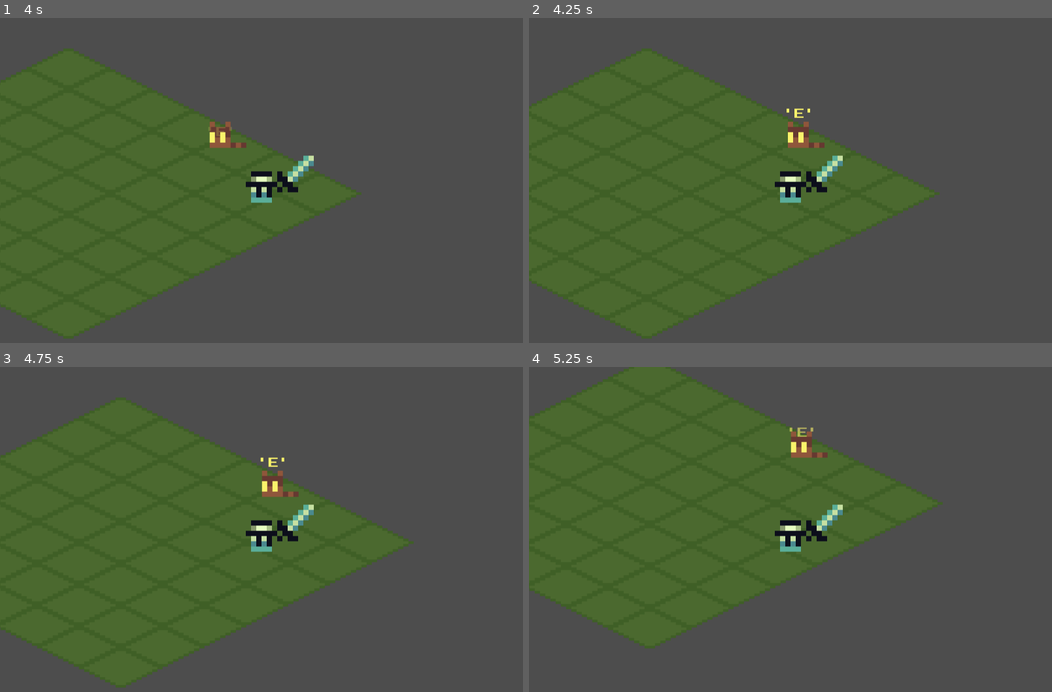
Above: before the commit, frames 1-4 (two rows, left to right).
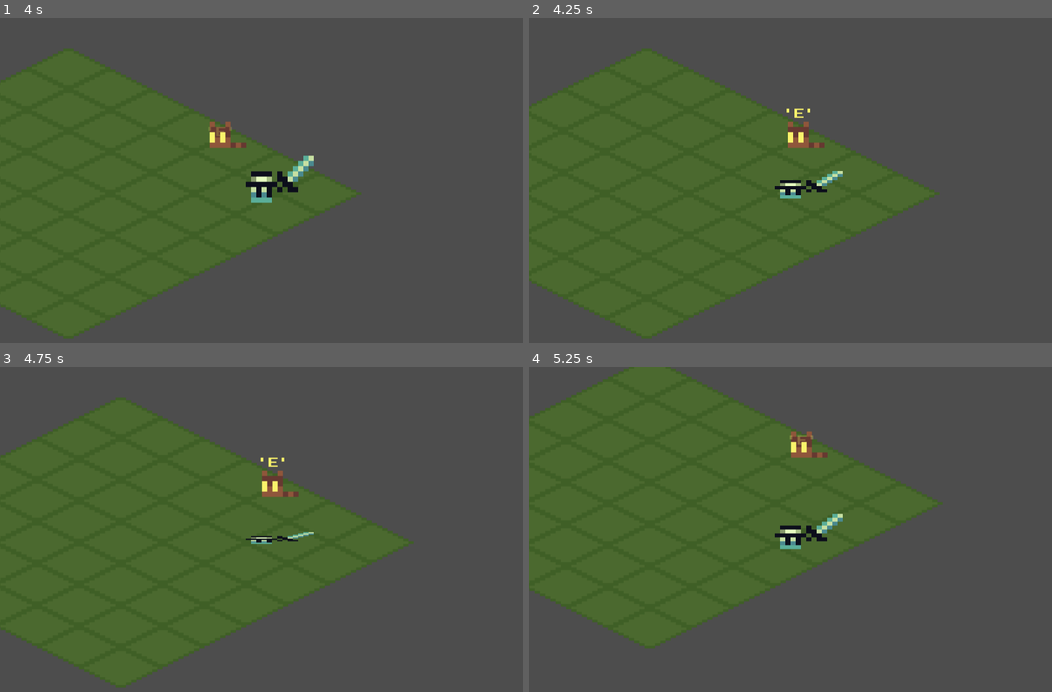
Above: after the commit, the same moments.

Repository: skyegrey/youtube-game
Game: Godot game, scene res://Scenes/main.tscn
Same seed, same stepped clock (60 frames per second), same inputs: the game is played once before the commit and once after it.
Inputs (mouse positions are in pixels of both pictures, inside the frame that each line leads up to):
- Up to frame 1 (4 s): tap Enter at 0.5, 3.5 s; move the mouse to (376, 174) at 0.52 s; hold Right (ui_right) 0.53-1.25 s; click (376, 174) at 0.67 s; drag from (156, 209) to (277, 138) at 1.27 s; tap Space at 2 s; move the mouse to (313, 115) at 2.02 s; hold Right (ui_right) 2.03-2.75 s; drag from (235, 261) to (104, 141) at 2.77 s; move the mouse to (418, 245) at 3.52 s; hold Left (ui_left) from 3.53 s (still down)
- Up to frame 2 (4.25 s): keep holding Left (ui_left); tap U (debug_squish, bound only after the commit) at 4.15 s
- Up to frame 3 (4.75 s): release Left (ui_left) at 4.25 s; drag from (104, 490) to (183, 454) at 4.27 s
- Up to frame 4 (5.25 s): tap Space at 5 s; move the mouse to (816, 542) at 5.02 s; hold Down (ui_down) from 5.03 s (still down); click (816, 542) at 5.17 s

Frame 1 is identical in both runs. In frame 2, 0.7% of the frame differs, in the area x 47-60%, y 42-57%; in frame 3, 0.8%; in frame 4, 0.7%.

Commit message:
Squish attack

Diff:
--- a/godot/Scenes/main.tscn
+++ b/godot/Scenes/main.tscn
@@ -39,6 +39,9 @@
 [sub_resource type="CircleShape2D" id="CircleShape2D_fdnlq"]
 radius = 16.0
 
+[sub_resource type="CircleShape2D" id="CircleShape2D_k12tt"]
+radius = 16.0
+
 [sub_resource type="Theme" id="Theme_wsu2k"]
 
 [node name="Main" type="Node2D"]
@@ -144,6 +147,13 @@
 [node name="CollisionShape2D" type="CollisionShape2D" parent="PlayerCharacter/InteractablesDetectionArea"]
 shape = SubResource("CircleShape2D_fdnlq")
 
+[node name="Hitbox" type="Area2D" parent="PlayerCharacter"]
+collision_layer = 4
+collision_mask = 8
+
+[node name="CollisionShape2D" type="CollisionShape2D" parent="PlayerCharacter/Hitbox"]
+shape = SubResource("CircleShape2D_k12tt")
+
 [node name="UILayer" type="CanvasLayer" parent="."]
 
 [node name="UI" type="Control" parent="UILayer"]
--- a/godot/Scenes/slime_boss.tscn
+++ b/godot/Scenes/slime_boss.tscn
@@ -105,15 +105,15 @@
 }, {
 "duration": 1.0,
 "texture": SubResource("AtlasTexture_cbgmd")
-}, {
-"duration": 1.0,
-"texture": SubResource("AtlasTexture_1w6v2")
 }],
 "loop": true,
 "name": &"moving",
 "speed": 10.0
 }, {
 "frames": [{
+"duration": 1.0,
+"texture": SubResource("AtlasTexture_1jyy6")
+}, {
 "duration": 1.0,
 "texture": SubResource("AtlasTexture_ueoa1")
 }, {
@@ -134,6 +134,9 @@
 "speed": 10.0
 }]
 
+[sub_resource type="CircleShape2D" id="CircleShape2D_oq4ak"]
+radius = 24.0
+
 [node name="SlimeBoss" type="Node2D"]
 y_sort_enabled = true
 script = ExtResource("1_oq4ak")
@@ -141,10 +144,19 @@
 [node name="AnimatedSprite2D" type="AnimatedSprite2D" parent="."]
 scale = Vector2(4, 4)
 sprite_frames = SubResource("SpriteFrames_h1bgf")
-animation = &"idle"
+animation = &"stuned"
 autoplay = "idle"
 offset = Vector2(0, -19)
 metadata/_edit_lock_ = true
 
 [node name="Timer" type="Timer" parent="."]
 autostart = true
+
+[node name="AttackHitbox" type="Area2D" parent="."]
+collision_layer = 8
+collision_mask = 4
+monitoring = false
+
+[node name="CollisionShape2D" type="CollisionShape2D" parent="AttackHitbox"]
+position = Vector2(0, -1)
+shape = SubResource("CircleShape2D_oq4ak")
--- a/godot/Scripts/character_body_2d.gd
+++ b/godot/Scripts/character_body_2d.gd
@@ -18,13 +18,14 @@
 		interactable.interact()
 		return
 
+	if Input.is_action_just_pressed("debug_squish"):
+		_squish()
+
 	var movement_vector = Input.get_vector("ui_left", "ui_right", "ui_up",
 	"ui_down")
 	if movement_vector != Vector2.ZERO:
 		velocity = movement_vector * player_speed
 		move_and_slide()
-
-
 
 func _refresh_equipment_sprites():
 	helm.visible = true
@@ -34,3 +35,15 @@
 
 func _remove_interactable(interactable_area: Area2D):
 	interactable = null
+
+func apply_squish():
+	_squish()
+
+func _squish():
+	var squish_tween = get_tree().create_tween()
+	squish_tween.tween_property(self, "scale:y", .25, .15)
+	get_tree().create_timer(1).timeout.connect(_unsquish)
+
+func _unsquish():
+	var unsquish_tween = get_tree().create_tween()
+	unsquish_tween.tween_property(self, "scale:y", 1, .15)
--- a/godot/Scripts/slime_boss.gd
+++ b/godot/Scripts/slime_boss.gd
@@ -8,6 +8,7 @@
 # Child Refs
 @onready var timer = $Timer
 @onready var animated_sprite_2d = $AnimatedSprite2D
+@onready var attack_hitbox = $AttackHitbox
 
 # Properties
 @export var movement_speed: float = .065
@@ -22,6 +23,7 @@
 
 func _ready():
 	current_hp = max_hp
+	attack_hitbox.area_entered.connect(_hit_player)
 
 func _take_damage(damage_amount: int):
 	current_hp -= damage_amount
@@ -39,9 +41,14 @@
 	if new_state == state:
 		return
 	state = new_state
+	match state:
+		States.MOVING:
+			attack_hitbox.monitoring = false
+
 	_update_animation(new_state)
 
 func _stun():
+	attack_hitbox.monitoring = true
 	_update_state(States.STUNNED)
 	animated_sprite_2d.animation_finished.connect(_update_state.bind(States.IDLE), CONNECT_ONE_SHOT)
 
@@ -62,3 +69,6 @@
 			animated_sprite_2d.animation_looped.connect(_stun, CONNECT_ONE_SHOT)
 		States.STUNNED:
 			animated_sprite_2d.play("stuned")
+
+func _hit_player(player_area: Area2D):
+	player_area.get_parent().apply_squish()
--- a/godot/project.godot
+++ b/godot/project.godot
@@ -82,11 +82,18 @@
 "events": [Object(InputEventKey,"resource_local_to_scene":false,"resource_name":"","device":-1,"window_id":0,"alt_press …(191 unchanged characters)…
 ]
 }
+debug_squish={
+"deadzone": 0.2,
+"events": [Object(InputEventKey,"resource_local_to_scene":false,"resource_name":"","device":-1,"window_id":0,"alt_pressed":false,"shift_pressed":false,"ctrl_pressed":false,"meta_pressed":false,"pressed":false,"keycode":0,"physical_keycode":85,"key_label":0,"unicode":117,"location":0,"echo":false,"script":null)
+]
+}
 
 [layer_names]
 
 2d_physics/layer_1="InteractableDetectionArea"
 2d_physics/layer_2="InteractableRange"
+2d_physics/layer_3="PlayerHitbox"
+2d_physics/layer_4="EnemyAttackHitbox"
 
 [rendering]
 
Not shown: 1 places in godot/Scenes/main.tscn that only renumber resources
Not shown: 2 places in godot/Scenes/slime_boss.tscn that only renumber resources
